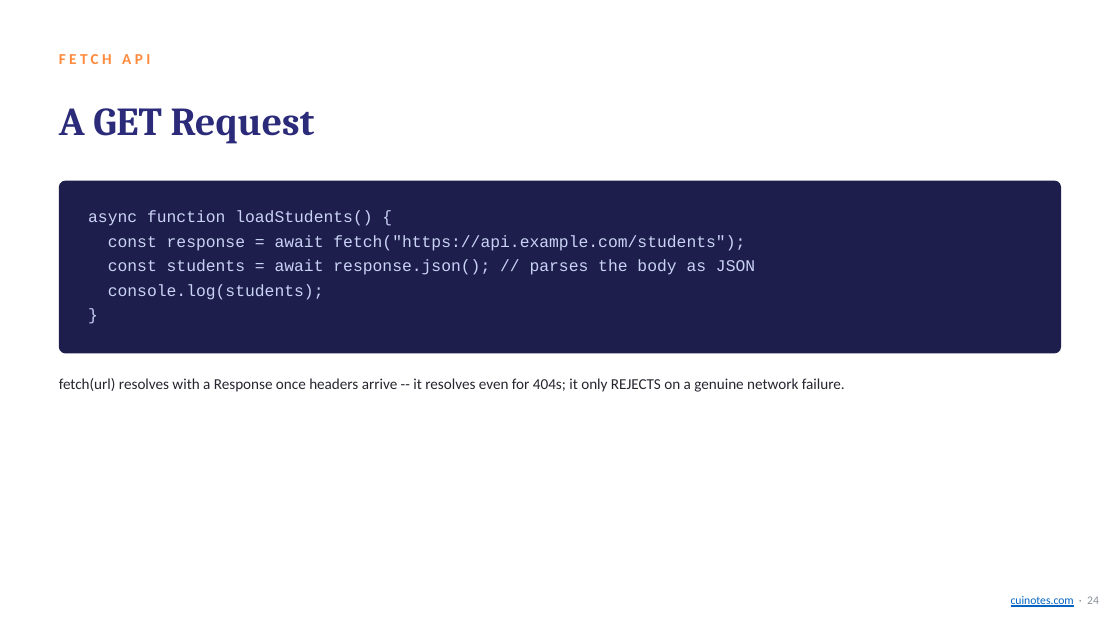
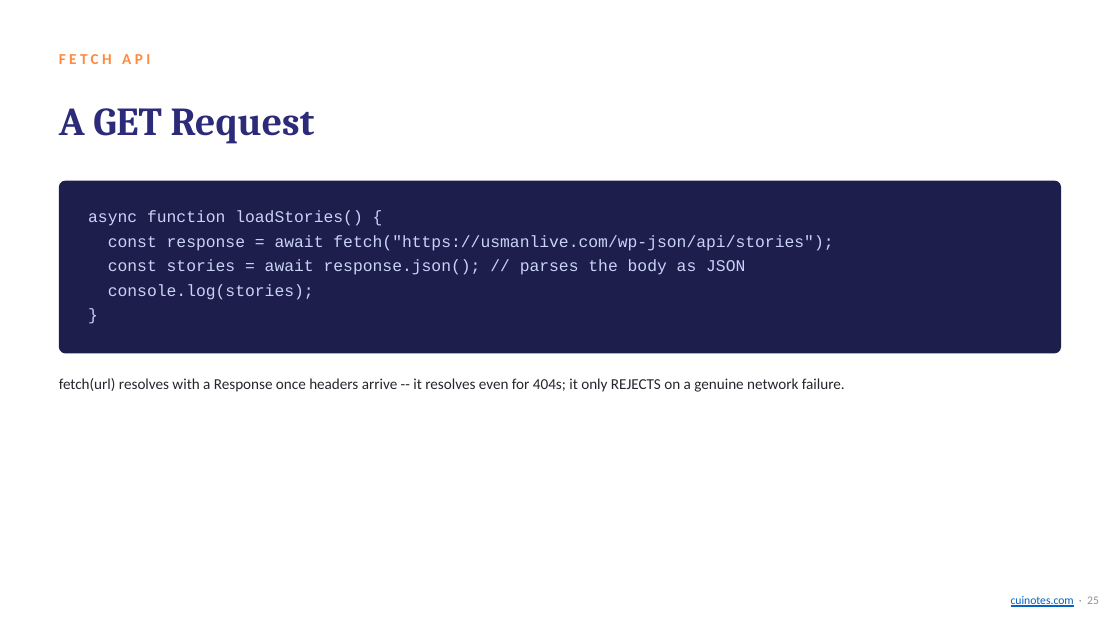
Before and after one commit to mua22/mern-web-book, a slide deck: slide 25 of slides/CSC336-Lecture-15-Async-JavaScript-Promises-and-Fetch.pptx (slide 24 before the commit). Drawn at 1120x630 pixels with LibreOffice and Linux fonts; fonts in the diff are those of the drawing. Boxes give left, top, right and bottom in pixels: in the first picture for what was removed or moved away, otherwise in the second. Text is boxed around its words. In the diff, an @@ line names an element or a change of style, - is before the commit and + after.

```diff
--- a/slides/CSC336-Lecture-15-Async-JavaScript-Promises-and-Fetch.pptx
+++ b/slides/CSC336-Lecture-15-Async-JavaScript-Promises-and-Fetch.pptx
@@ text at [88, 210, 833, 300]: text changed @@
-async function loadStudents() {
-const response = await fetch("https://api.example.com/students");
-const students = await response.json(); // parses the body as JSON
-console.log(students);
+async function loadStories() {
+const response = await fetch("https://usmanlive.com/wp-json/api/stories");
+const stories = await response.json(); // parses the body as JSON
+console.log(stories);
@@ text at [1011, 596, 1099, 607]: text changed @@
-cuinotes.com · 24
+cuinotes.com · 25
```
Also in this commit, not shown: 26 other slides changed, 3 slides added, 1 other file.
